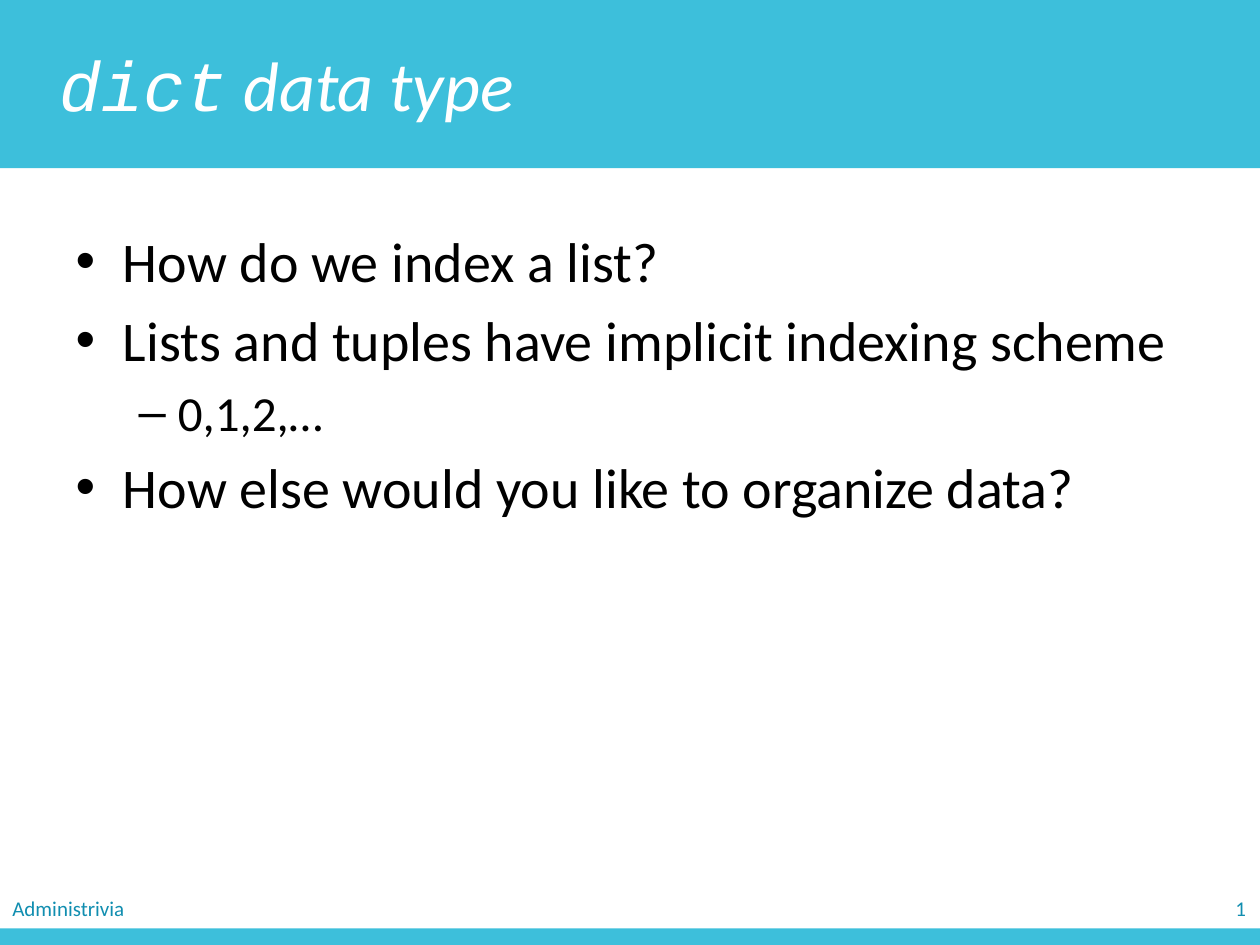
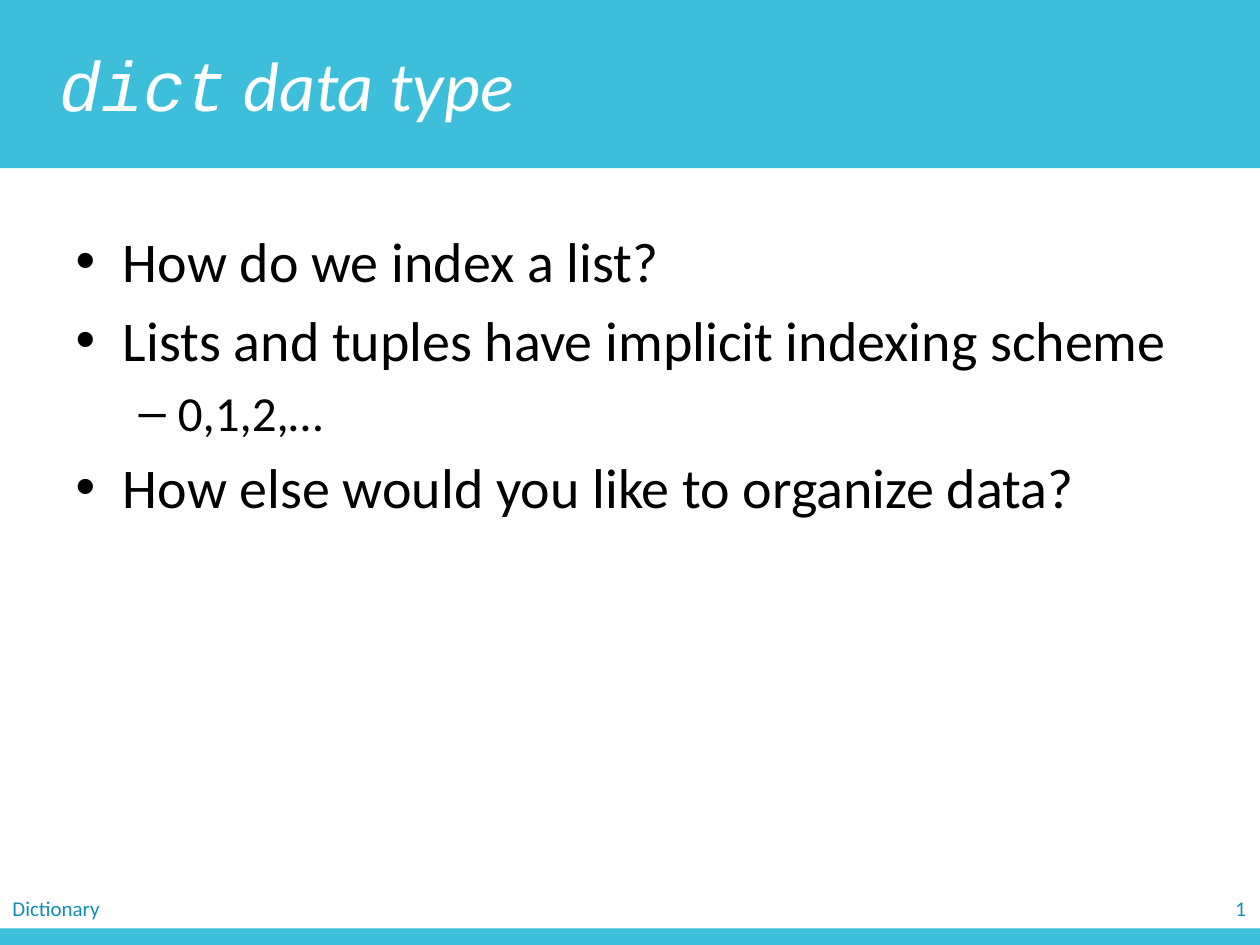
Before and after one commit to zichengliao/zuics101-fa17, a slide deck: slide 8 of lectures/lec11/lec11.pptx. Drawn at 1260x945 pixels with LibreOffice and Linux fonts; fonts in the diff are those of the drawing. Boxes give left, top, right and bottom in pixels: in the first picture for what was removed or moved away, otherwise in the second. Text is boxed around its words. In the diff, an @@ line names an element or a change of style, - is before the commit and + after.

```diff
--- a/lectures/lec11/lec11.pptx
+++ b/lectures/lec11/lec11.pptx
@@ text at <box>12,901,99,920</box>: text changed @@
-Administrivia
+Dictionary
```
Also in this commit, not shown: 29 other slides changed, 1 slide removed, 2 other files.
